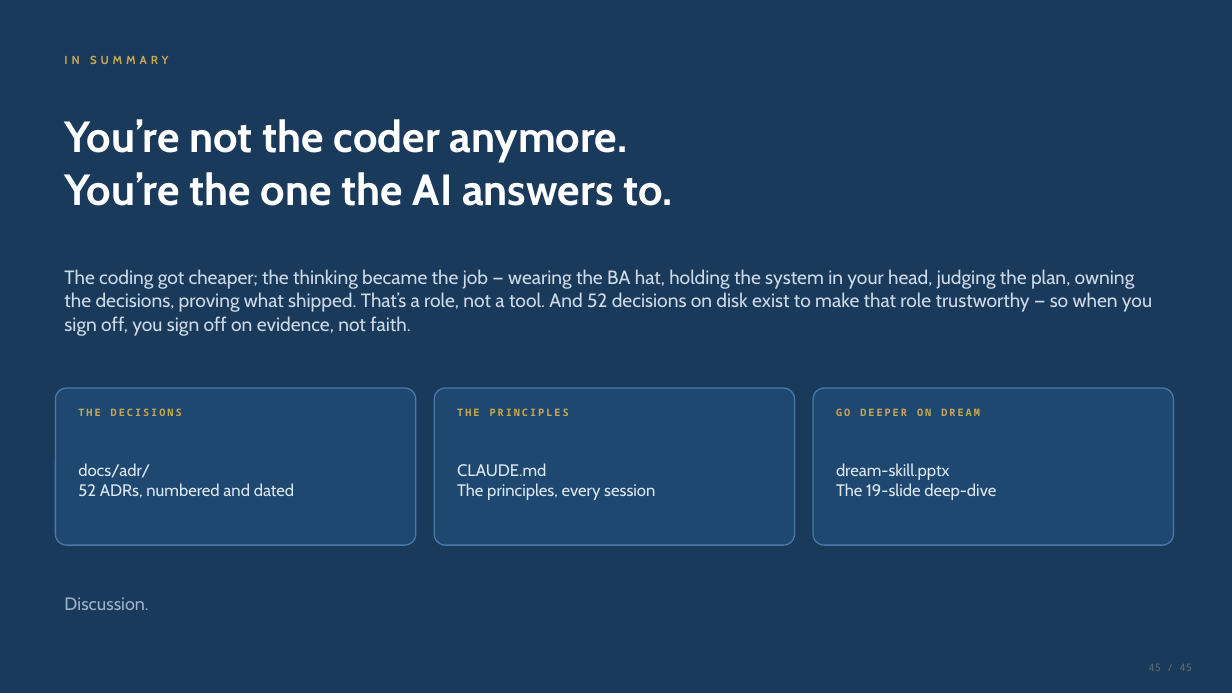
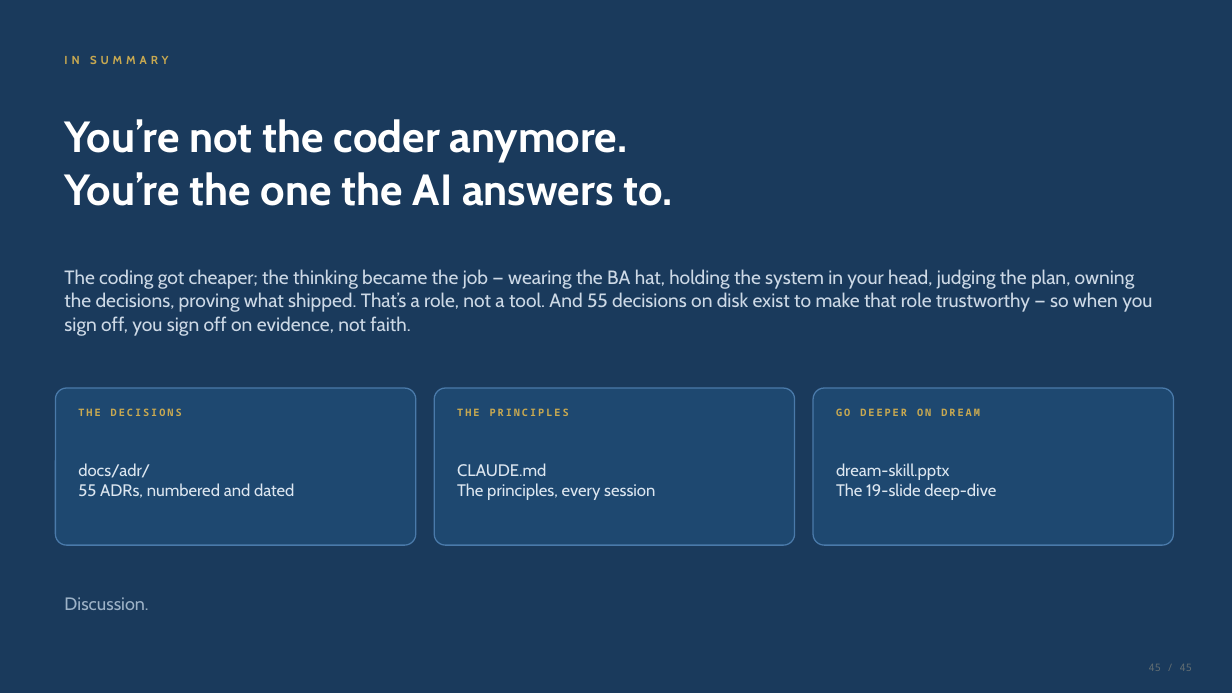
Before and after one commit to vickysrawat/AI-Assisted-development, a slide deck: slide 45 of docs/presentations/ai-assisted-development-story.pptx. Drawn at 1232x693 pixels with LibreOffice and Linux fonts; fonts in the diff are those of the drawing. Boxes give left, top, right and bottom in pixels: in the first picture for what was removed or moved away, otherwise in the second. Text is boxed around its words. In the diff, an @@ line names an element or a change of style, - is before the commit and + after.

```diff
--- a/docs/presentations/ai-assisted-development-story.pptx
+++ b/docs/presentations/ai-assisted-development-story.pptx
@@ text at (64,269,1152,336): text changed @@
-The coding got cheaper; the thinking became the job — wearing the BA hat, holding the system in your head, judging the plan, owning the decisions, proving what shipped. That’s a role, not a tool. And 52 decisions on disk exist to make that role trustworthy — so when you sign off, you sign off on evidence, not faith.
+The coding got cheaper; the thinking became the job — wearing the BA hat, holding the system in your head, judging the plan, owning the decisions, proving what shipped. That’s a role, not a tool. And 55 decisions on disk exist to make that role trustworthy — so when you sign off, you sign off on evidence, not faith.
@@ text at (78,483,294,498): text changed @@
-52 ADRs, numbered and dated
+55 ADRs, numbered and dated
```
Also in this commit, not shown: 36 other slides changed, 11 other files.
